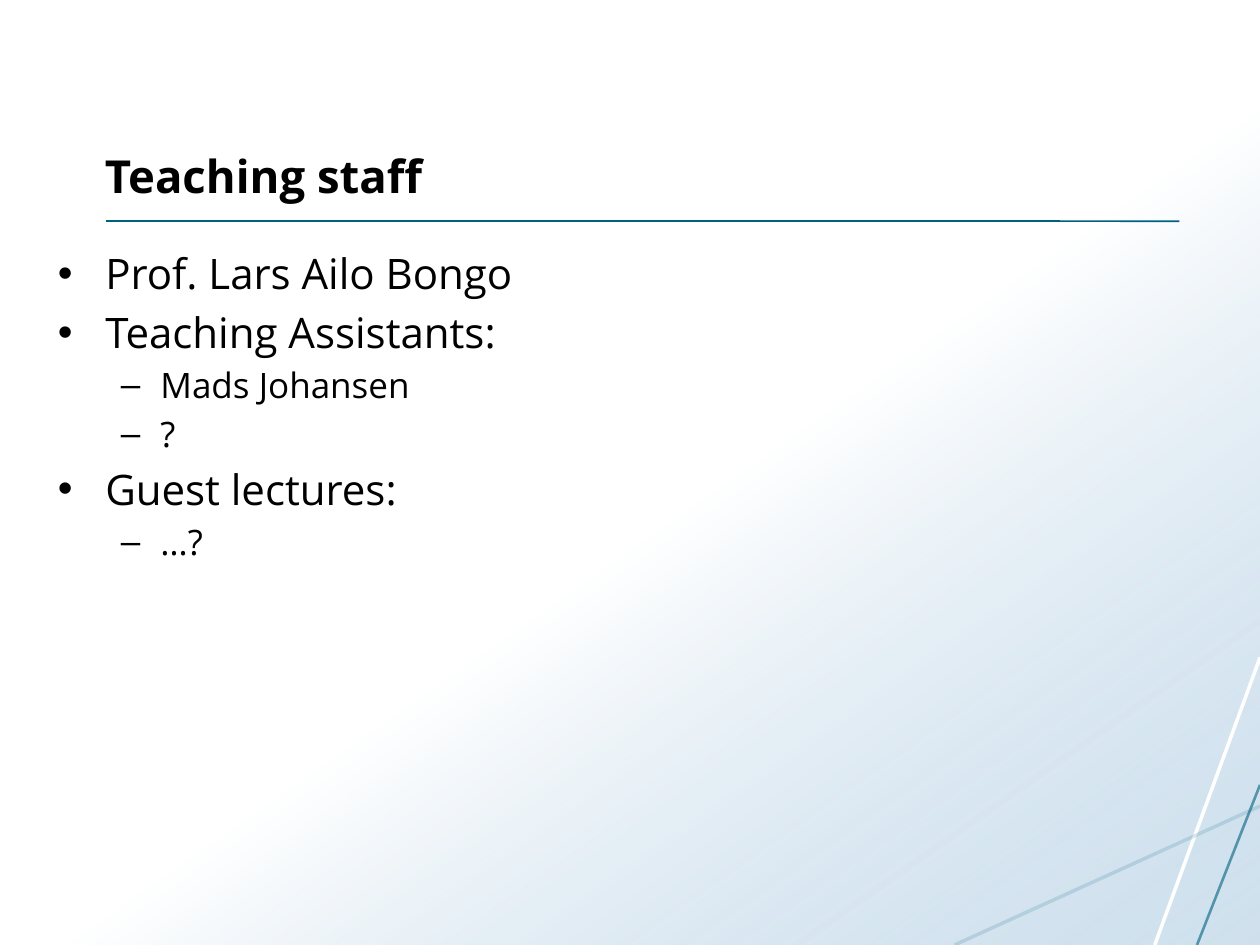
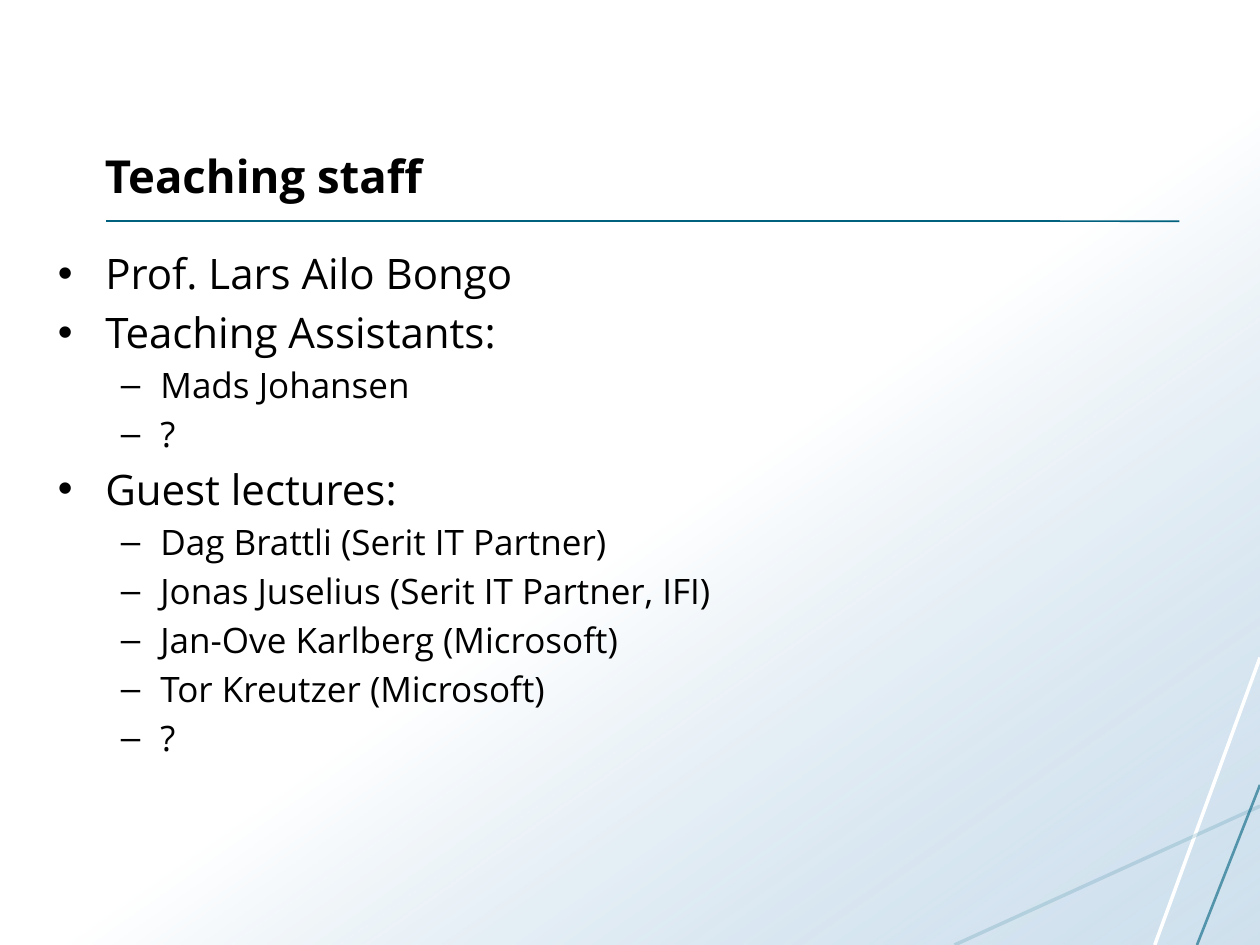
Before and after one commit to uit-inf-2202-f18/uit-inf-2202-f18.github.io, a slide deck: slide 3 of lectures/01-introduction.pptx. Drawn at 1260x945 pixels with LibreOffice and Linux fonts; fonts in the diff are those of the drawing. Boxes give left, top, right and bottom in pixels: in the first picture for what was removed or moved away, otherwise in the second. Text is boxed around its words. In the diff, an @@ line names an element or a change of style, - is before the commit and + after.

```diff
--- a/lectures/01-introduction.pptx
+++ b/lectures/01-introduction.pptx
@@ text at box(160, 528, 710, 708): text changed @@
-  – …?
+  – Dag Brattli (Serit IT Partner)
+  – Jonas Juselius (Serit IT Partner, IFI)
+  – Jan-Ove Karlberg (Microsoft)
+  – Tor Kreutzer (Microsoft)
+  – ?
```
Also in this commit, not shown: 1 other slide changed.
